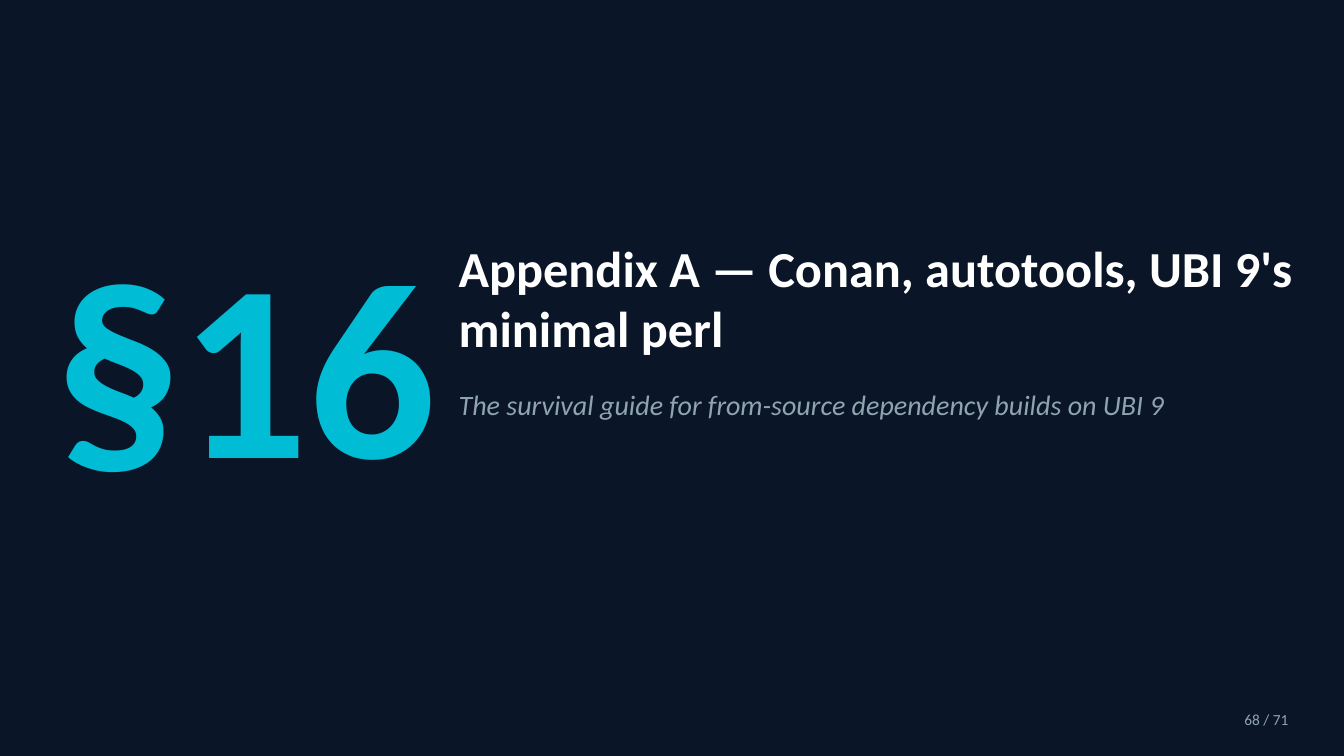
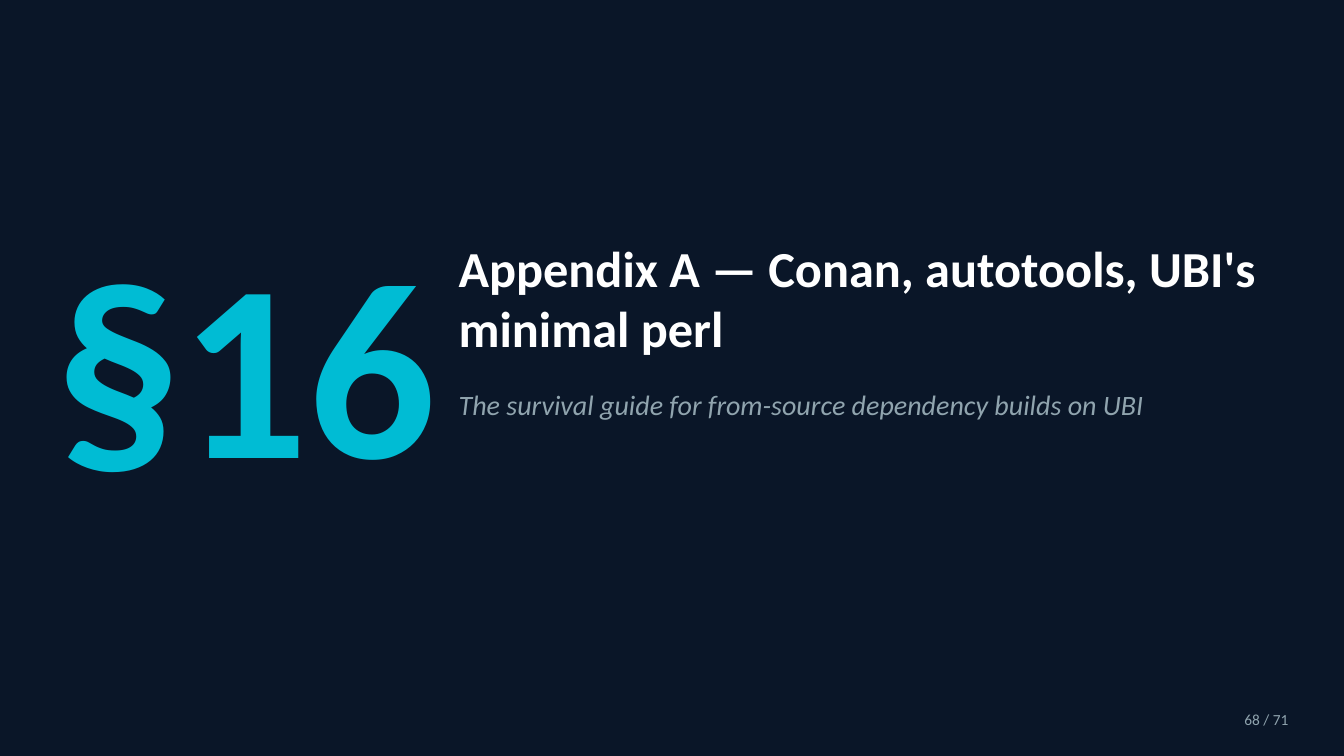
Before and after one commit to patterncatalyst/cpp-container-optimization-tutorial, a slide deck: slide 68 of presentation/cpp-container-tutorial.pptx. Drawn at 1344x756 pixels with LibreOffice and Linux fonts; fonts in the diff are those of the drawing. Boxes give left, top, right and bottom in pixels: in the first picture for what was removed or moved away, otherwise in the second. Text is boxed around its words. In the diff, an @@ line names an element or a change of style, - is before the commit and + after.

```diff
--- a/presentation/cpp-container-tutorial.pptx
+++ b/presentation/cpp-container-tutorial.pptx
@@ text at [459, 251, 1255, 355]: text changed @@
-Appendix A — Conan, autotools, UBI 9's minimal perl
+Appendix A — Conan, autotools, UBI's minimal perl
@@ text at [459, 395, 1143, 420]: text changed @@
-The survival guide for from-source dependency builds on UBI 9
+The survival guide for from-source dependency builds on UBI
```
Also in this commit, not shown: 5 other slides changed, 2 other files.
